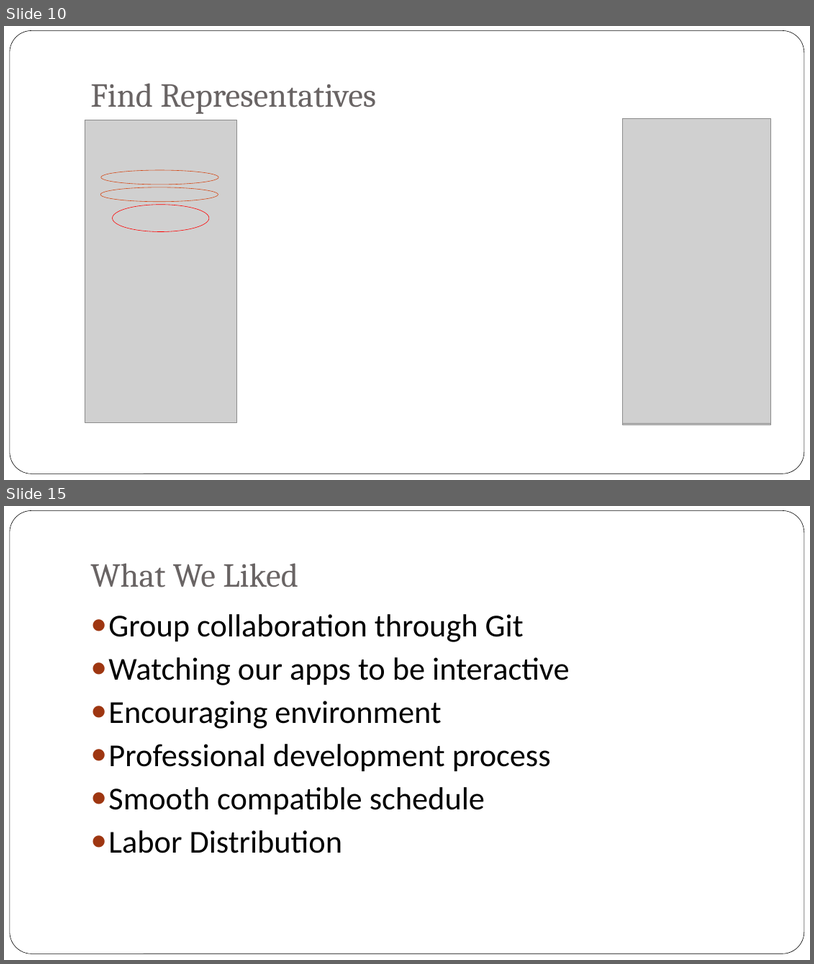
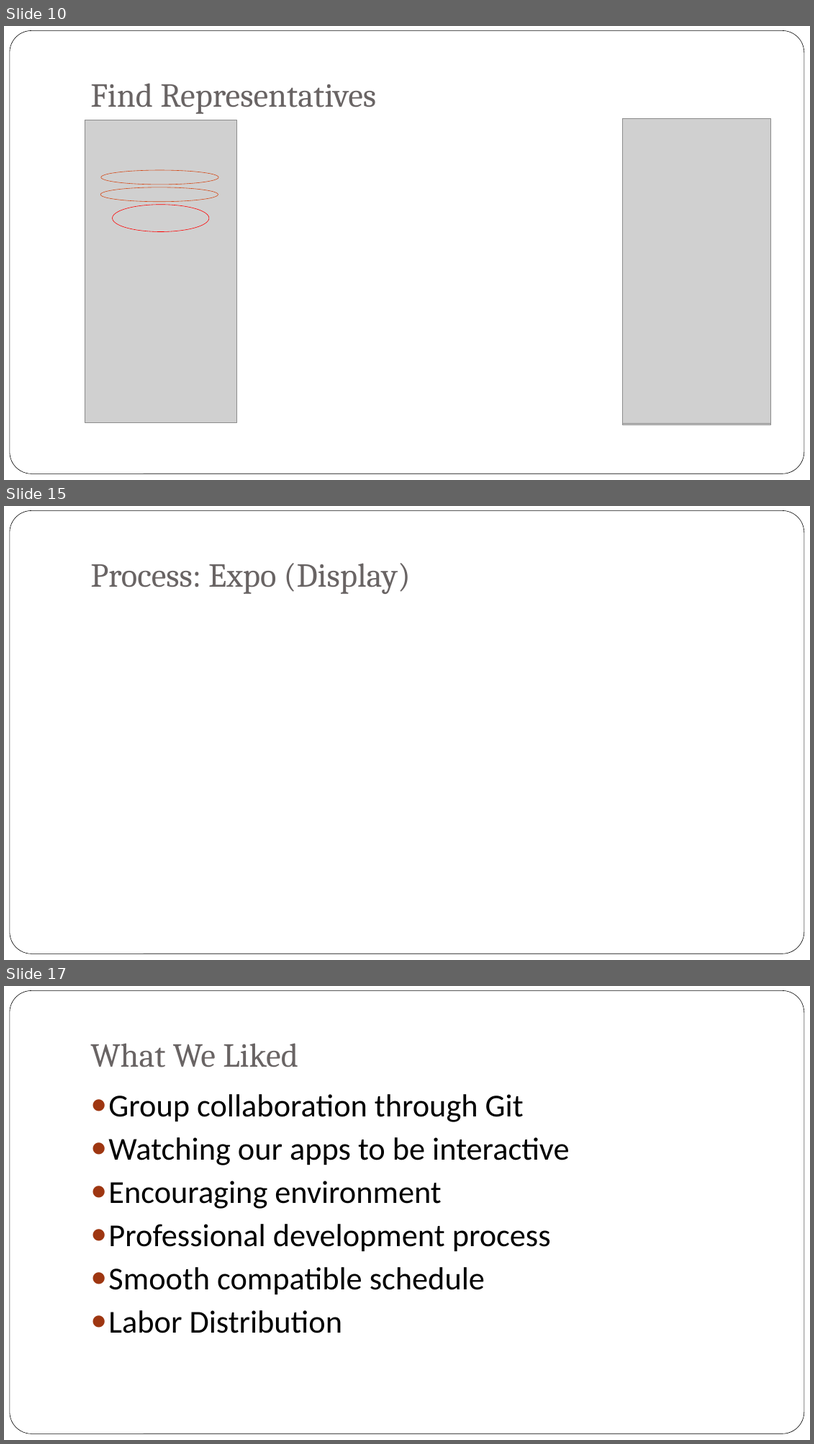
Before and after one commit to bxji/Civic-Duty, a slide deck: presentation/civic_duty_presentation_final.pptx. Shown one above the other, each under a label of ours: slides 10 and 15 before the commit, slides 10, 15 and 17 after it; the slides between them are not shown. The pictures are 814x964 and 814x1444 pixels, drawn with LibreOffice and Linux fonts; fonts in the diff are those of the drawing; grey boxes stand for pictures; background and template pictures are left out. Boxes give left, top, right and bottom in pixels: in the first picture for what was removed or moved away, otherwise in the second. Text is boxed around its words. In the diff, an @@ line names an element or a change of style, - is before the commit and + after.

Commit message:
mostly done. Needs selection screen, QR screen, and expo screen

```diff
--- a/presentation/civic_duty_presentation_final.pptx
+++ b/presentation/civic_duty_presentation_final.pptx
@@ slide 15 added at box(4, 506, 810, 960), background picture (left out); not listed: 1 template element that a slide beside it also shows @@
@@ title added at box(90, 563, 411, 594), 40 pt, text #696464 @@
+Process: Expo (Display)
@@ what was slide 15 is now slide 17 @@
```
Also in this commit, not shown: 3 slides changed, 4 other slides added, 3 slides removed.
